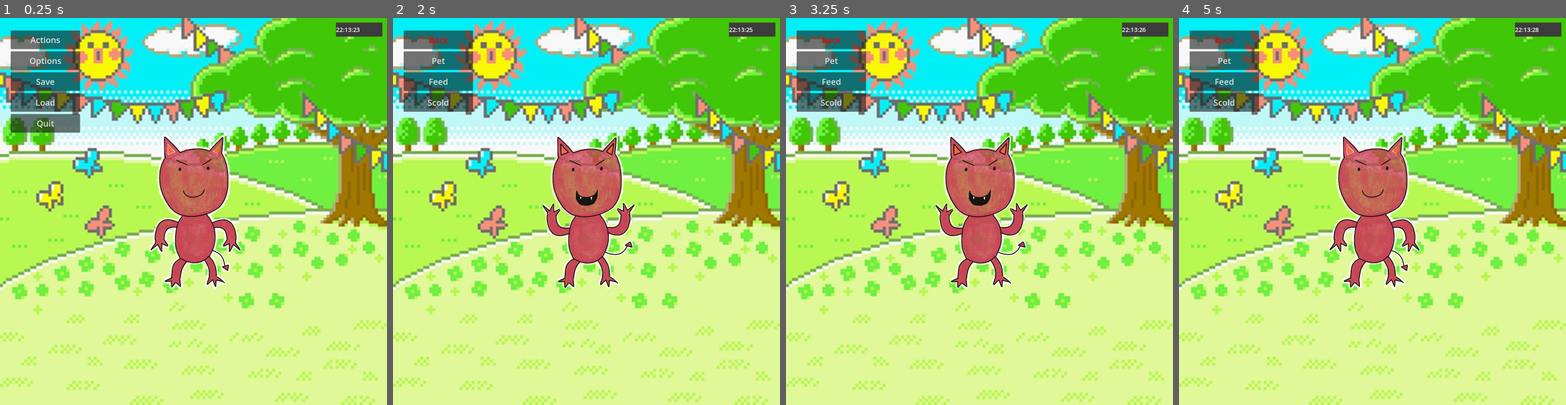
Above: before the commit, frames 1-4 (left to right).
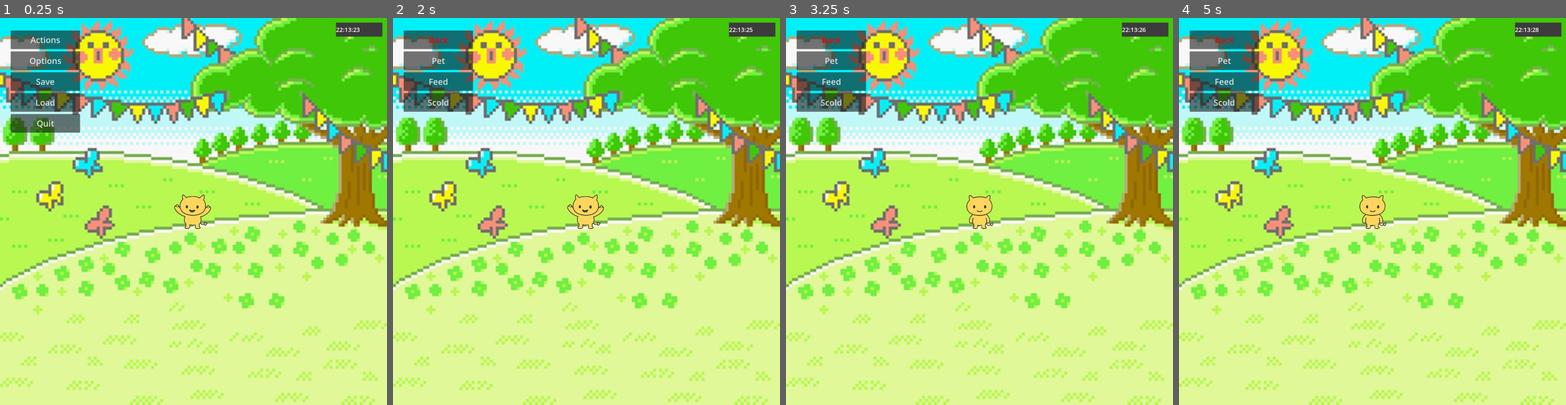
Above: after the commit, the same moments.

Repository: Izendi/egg_friend
Game: Godot game, scene res://assets/scenes/areas/tamagotchi_global.tscn
Two runs of this game, one before a commit and one after it. Both use one fixed random seed, a clock stepped at 60 frames per second and the inputs below.
Inputs:
- Up to frame 1 (0.25 s): no input
- Up to frame 2 (2 s): click "Actions" at 0.5 s; tap Enter (ui_accept) at 1.25, 1.52 s; hold Right (ui_right) from 1.28 s (still down)
- Up to frame 3 (3.25 s): tap Enter (ui_accept) at 2.27 s; release Right (ui_right) at 2.78 s; hold Left (ui_left) from 2.78 s (still down)
- Up to frame 4 (5 s): release Left (ui_left) at 3.53 s; hold Right (ui_right) from 3.53 s (still down); tap Enter (ui_accept) at 3.77, 4.52 s

The runs differ from the first frame. In frame 1, 5.7% of the frame differs, in the area x 38-63%, y 30-71%; in frame 2, 5.6%; in frame 3, 5.6%; in frame 4, 5.7%.

Commit message:
added in sprites for different evolutions of CD egg friend

Diff:
--- a/assets/scenes/areas/node_2d_i_egg_friend.gd
+++ b/assets/scenes/areas/node_2d_i_egg_friend.gd
@@ -2,7 +2,7 @@
 
 #This is my Interface egg friend class that all other egg friends will inherit from
 
-@onready var _animated_sprite = $Node2D_Animations/AnimatedSprite2D
+@onready var _animated_sprite = $Node2D_animations/AnimatedSprite2D
 
 var current_anim = ""
 
--- a/assets/scenes/areas/tamagotchi_global.gd
+++ b/assets/scenes/areas/tamagotchi_global.gd
@@ -52,7 +52,7 @@
 	load_level("res://assets/scenes/areas/node_2d_tamagotchi_rooms.tscn", "field")
 
 	#load default egg friend:
-	load_egg_friend("res://assets/scenes/areas/node_2d_egg_friend_1.tscn")
+	load_egg_friend("res://assets/scenes/egg_friends/CD/node_2d_egg_friend_cd_baby.tscn")
 
 
 	#For Debugging Purposes:
--- /dev/null
+++ b/assets/scenes/egg_friends/CD/node_2d_egg_friend_cd_baby.gd
@@ -0,0 +1,13 @@
+extends "res://assets/scenes/areas/node_2d_i_egg_friend.gd"
+
+# Called when the node enters the scene tree for the first time.
+func _ready():
+	#Call the parents version of ready
+	super._ready()
+	#setAnimation("idle")
+	animate()
+
+
+# Called every frame. 'delta' is the elapsed time since the previous frame.
+func _process(delta):
+	super._process(delta)
--- /dev/null
+++ b/assets/scenes/egg_friends/CD/node_2d_egg_friend_cd_baby.tscn
@@ -0,0 +1,77 @@
+[gd_scene load_steps=11 format=3 uid="uid://byug7pxa4d4rs"]
+
+[ext_resource type="Script" uid="uid://d2qooxtrmrky4" path="res://assets/scenes/egg_friends/CD/node_2d_egg_friend_cd_baby.gd" id="1_lmmyp"]
+[ext_resource type="Texture2D" uid="uid://jyph77h1yrcc" path="res://assets/sprites/mySprites/CD/child_nobg/child_7-removebg-preview.png" id="1_swq8h"]
+[ext_resource type="Texture2D" uid="uid://dq5nwdbs6s4sc" path="res://assets/sprites/mySprites/CD/child_nobg/child_2-removebg-preview.png" id="2_lmmyp"]
+[ext_resource type="Texture2D" uid="uid://d0omcq6kqarqy" path="res://assets/sprites/mySprites/CD/child_nobg/child_3-removebg-preview.png" id="3_kc8iy"]
+[ext_resource type="Texture2D" uid="uid://b574vdmry5q4c" path="res://assets/sprites/mySprites/CD/child_nobg/child_5-removebg-preview.png" id="4_c0tss"]
+[ext_resource type="Texture2D" uid="uid://byv2f5j4huv8v" path="res://assets/sprites/mySprites/CD/child_nobg/child_6-removebg-preview.png" id="5_tbd7t"]
+[ext_resource type="Texture2D" uid="uid://djg0oiytxy2i4" path="res://assets/sprites/mySprites/CD/child_nobg/child_1.png" id="6_r1hq7"]
+[ext_resource type="Texture2D" uid="uid://e134il04n6x5" path="res://assets/sprites/mySprites/CD/child_nobg/child_4-removebg-preview.png" id="7_t4jq2"]
+[ext_resource type="Texture2D" uid="uid://7jsf2rmq6upp" path="res://assets/sprites/mySprites/CD/child_nobg/child_8-removebg-preview.png" id="8_0urob"]
+
+[sub_resource type="SpriteFrames" id="SpriteFrames_voioc"]
+animations = [{
+"frames": [{
+"duration": 1.0,
+"texture": ExtResource("1_swq8h")
+}],
+"loop": true,
+"name": &"eating",
+"speed": 5.0
+}, {
+"frames": [{
+"duration": 1.0,
+"texture": ExtResource("2_lmmyp")
+}, {
+"duration": 1.0,
+"texture": ExtResource("3_kc8iy")
+}],
+"loop": true,
+"name": &"hungry",
+"speed": 5.0
+}, {
+"frames": [{
+"duration": 1.0,
+"texture": ExtResource("4_c0tss")
+}, {
+"duration": 1.0,
+"texture": ExtResource("5_tbd7t")
+}],
+"loop": true,
+"name": &"idle",
+"speed": 5.0
+}, {
+"frames": [{
+"duration": 1.0,
+"texture": ExtResource("6_r1hq7")
+}],
+"loop": true,
+"name": &"misbehaving",
+"speed": 5.0
+}, {
+"frames": [{
+"duration": 1.0,
+"texture": ExtResource("7_t4jq2")
+}],
+"loop": true,
+"name": &"scolded",
+"speed": 5.0
+}, {
+"frames": [{
+"duration": 1.0,
+"texture": ExtResource("8_0urob")
+}],
+"loop": true,
+"name": &"sleeping",
+"speed": 5.0
+}]
+
+[node name="Node2D_egg_friend_cd_baby" type="Node2D"]
+script = ExtResource("1_lmmyp")
+
+[node name="Node2D_animations" type="Node2D" parent="."]
+
+[node name="AnimatedSprite2D" type="AnimatedSprite2D" parent="Node2D_animations"]
+sprite_frames = SubResource("SpriteFrames_voioc")
+animation = &"idle"
--- /dev/null
+++ b/assets/scenes/egg_friends/CD/node_2d_egg_friend_cd_bad_adult.tscn
@@ -0,0 +1,75 @@
+[gd_scene load_steps=10 format=3 uid="uid://c24raj2f5ik2a"]
+
+[ext_resource type="Texture2D" uid="uid://bgcr5tmlsyynm" path="res://assets/sprites/mySprites/CD/adult_nb_evil/adult_7-removebg-preview.png" id="1_7nu8c"]
+[ext_resource type="Texture2D" uid="uid://xfvxd2jlc5h6" path="res://assets/sprites/mySprites/CD/adult_nb_evil/ChatGPT_Image_Oct_26__2025__01_50_08_PM-0-2-removebg-preview.png" id="2_7fvbe"]
+[ext_resource type="Texture2D" uid="uid://v2ke4306woiu" path="res://assets/sprites/mySprites/CD/adult_nb_evil/ChatGPT_Image_Oct_26__2025__01_50_08_PM-1-0-removebg-preview.png" id="3_vnlnp"]
+[ext_resource type="Texture2D" uid="uid://8y828untplmb" path="res://assets/sprites/mySprites/CD/adult_nb_evil/adult_5-removebg-preview.png" id="4_kaisx"]
+[ext_resource type="Texture2D" uid="uid://do6bwhrbkb6e" path="res://assets/sprites/mySprites/CD/adult_nb_evil/adult_6-removebg-preview.png" id="5_pesra"]
+[ext_resource type="Texture2D" uid="uid://dqpkmi68appm8" path="res://assets/sprites/mySprites/CD/adult_nb_evil/ChatGPT_Image_Oct_26__2025__01_50_08_PM-0-0-removebg-preview.png" id="6_vjn1d"]
+[ext_resource type="Texture2D" uid="uid://ei42wcir0nlo" path="res://assets/sprites/mySprites/CD/adult_nb_evil/ChatGPT_Image_Oct_26__2025__01_50_08_PM-1-2-removebg-preview.png" id="7_skxqn"]
+[ext_resource type="Texture2D" uid="uid://df1cfl1hjnfag" path="res://assets/sprites/mySprites/CD/adult_nb_evil/adult_8-removebg-preview.png" id="8_32cvq"]
+
+[sub_resource type="SpriteFrames" id="SpriteFrames_fmkel"]
+animations = [{
+"frames": [{
+"duration": 1.0,
+"texture": ExtResource("1_7nu8c")
+}],
+"loop": true,
+"name": &"eating",
+"speed": 5.0
+}, {
+"frames": [{
+"duration": 1.0,
+"texture": ExtResource("2_7fvbe")
+}, {
+"duration": 1.0,
+"texture": ExtResource("3_vnlnp")
+}],
+"loop": true,
+"name": &"hungry",
+"speed": 5.0
+}, {
+"frames": [{
+"duration": 1.0,
+"texture": ExtResource("4_kaisx")
+}, {
+"duration": 1.0,
+"texture": ExtResource("5_pesra")
+}],
+"loop": true,
+"name": &"idle",
+"speed": 5.0
+}, {
+"frames": [{
+"duration": 1.0,
+"texture": ExtResource("6_vjn1d")
+}],
+"loop": true,
+"name": &"misbehaving",
+"speed": 5.0
+}, {
+"frames": [{
+"duration": 1.0,
+"texture": ExtResource("7_skxqn")
+}],
+"loop": true,
+"name": &"scolded",
+"speed": 5.0
+}, {
+"frames": [{
+"duration": 1.0,
+"texture": ExtResource("8_32cvq")
+}],
+"loop": true,
+"name": &"sleeping",
+"speed": 5.0
+}]
+
+[node name="Node2D_egg_friend_cd_badAdult" type="Node2D"]
+
+[node name="Node2D_animations" type="Node2D" parent="."]
+
+[node name="AnimatedSprite2D" type="AnimatedSprite2D" parent="Node2D_animations"]
+sprite_frames = SubResource("SpriteFrames_fmkel")
+animation = &"hungry"
--- /dev/null
+++ b/assets/scenes/egg_friends/CD/node_2d_egg_friend_cd_bad_teen.tscn
@@ -0,0 +1,75 @@
+[gd_scene load_steps=10 format=3 uid="uid://sloe184fr37o"]
+
+[ext_resource type="Texture2D" uid="uid://c87ql5grtejdt" path="res://assets/sprites/mySprites/CD/teenager_nobg/teen_3-removebg-preview.png" id="1_vsru4"]
+[ext_resource type="Texture2D" uid="uid://c67lhfrukvquq" path="res://assets/sprites/mySprites/CD/teenager_nobg/teen_6-removebg-preview.png" id="2_ppblc"]
+[ext_resource type="Texture2D" uid="uid://csbb1t1yj50ux" path="res://assets/sprites/mySprites/CD/teenager_nobg/teen_7-removebg-preview.png" id="3_8fbks"]
+[ext_resource type="Texture2D" uid="uid://bju37sgpuyjio" path="res://assets/sprites/mySprites/CD/teenager_nobg/teen_1-removebg-preview.png" id="4_gbhww"]
+[ext_resource type="Texture2D" uid="uid://bs2n8yvr5dskn" path="res://assets/sprites/mySprites/CD/teenager_nobg/teen_2-removebg-preview.png" id="5_tnggm"]
+[ext_resource type="Texture2D" uid="uid://dghfdgvenbtl3" path="res://assets/sprites/mySprites/CD/teenager_nobg/teen_5-removebg-preview.png" id="6_ydo7y"]
+[ext_resource type="Texture2D" uid="uid://bxg2p5cjnw1xf" path="res://assets/sprites/mySprites/CD/teenager_nobg/teen_8-removebg-preview.png" id="7_f0nph"]
+[ext_resource type="Texture2D" uid="uid://dohkhr6eg6526" path="res://assets/sprites/mySprites/CD/teenager_nobg/teen_4-removebg-preview.png" id="8_wc6up"]
+
+[sub_resource type="SpriteFrames" id="SpriteFrames_m2ysi"]
+animations = [{
+"frames": [{
+"duration": 1.0,
+"texture": ExtResource("1_vsru4")
+}],
+"loop": true,
+"name": &"eating",
+"speed": 5.0
+}, {
+"frames": [{
+"duration": 1.0,
+"texture": ExtResource("2_ppblc")
+}, {
+"duration": 1.0,
+"texture": ExtResource("3_8fbks")
+}],
+"loop": true,
+"name": &"hungry",
+"speed": 5.0
+}, {
+"frames": [{
+"duration": 1.0,
+"texture": ExtResource("4_gbhww")
+}, {
+"duration": 1.0,
+"texture": ExtResource("5_tnggm")
+}],
+"loop": true,
+"name": &"idle",
+"speed": 5.0
+}, {
+"frames": [{
+"duration": 1.0,
+"texture": ExtResource("6_ydo7y")
+}],
+"loop": true,
+"name": &"misbehaving",
+"speed": 5.0
+}, {
+"frames": [{
+"duration": 1.0,
+"texture": ExtResource("7_f0nph")
+}],
+"loop": true,
+"name": &"scolded",
+"speed": 5.0
+}, {
+"frames": [{
+"duration": 1.0,
+"texture": ExtResource("8_wc6up")
+}],
+"loop": true,
+"name": &"sleeping",
+"speed": 5.0
+}]
+
+[node name="Node2D_egg_friend_cd_badTeen" type="Node2D"]
+
+[node name="Node2D_animations" type="Node2D" parent="."]
+
+[node name="AnimatedSprite2D" type="AnimatedSprite2D" parent="Node2D_animations"]
+sprite_frames = SubResource("SpriteFrames_m2ysi")
+animation = &"scolded"
--- /dev/null
+++ b/assets/scenes/egg_friends/CD/node_2d_egg_friend_cd_good_adult.tscn
@@ -0,0 +1,75 @@
+[gd_scene load_steps=10 format=3 uid="uid://bidn0wtb75otw"]
+
+[ext_resource type="Texture2D" uid="uid://ceub4a2k0iip8" path="res://assets/sprites/mySprites/CD/adult_good_nbg/adult_3-removebg-preview.png" id="1_hlnxc"]
+[ext_resource type="Texture2D" uid="uid://b75mquf8orn5f" path="res://assets/sprites/mySprites/CD/adult_good_nbg/adult_6-removebg-preview.png" id="2_r1xdj"]
+[ext_resource type="Texture2D" uid="uid://ck1h72wwgxpce" path="res://assets/sprites/mySprites/CD/adult_good_nbg/adult_7-removebg-preview.png" id="3_dqqt3"]
+[ext_resource type="Texture2D" uid="uid://hu3elw7ffagj" path="res://assets/sprites/mySprites/CD/adult_good_nbg/adult_1-removebg-preview.png" id="4_mubo1"]
+[ext_resource type="Texture2D" uid="uid://bun7p8ks2hkjj" path="res://assets/sprites/mySprites/CD/adult_good_nbg/adult_2-removebg-preview.png" id="5_rgtea"]
+[ext_resource type="Texture2D" uid="uid://cvfaodaypqdoi" path="res://assets/sprites/mySprites/CD/adult_good_nbg/adult_8-removebg-preview.png" id="6_aa4xm"]
+[ext_resource type="Texture2D" uid="uid://dnhdxru21cjyd" path="res://assets/sprites/mySprites/CD/adult_good_nbg/adult_5-removebg-preview.png" id="7_i56vc"]
+[ext_resource type="Texture2D" uid="uid://dnovhb1k7nrdc" path="res://assets/sprites/mySprites/CD/adult_good_nbg/adult_4-removebg-preview.png" id="8_a6dxe"]
+
+[sub_resource type="SpriteFrames" id="SpriteFrames_cybjc"]
+animations = [{
+"frames": [{
+"duration": 1.0,
+"texture": ExtResource("1_hlnxc")
+}],
+"loop": true,
+"name": &"eating",
+"speed": 5.0
+}, {
+"frames": [{
+"duration": 1.0,
+"texture": ExtResource("2_r1xdj")
+}, {
+"duration": 1.0,
+"texture": ExtResource("3_dqqt3")
+}],
+"loop": true,
+"name": &"hungry",
+"speed": 5.0
+}, {
+"frames": [{
+"duration": 1.0,
+"texture": ExtResource("4_mubo1")
+}, {
+"duration": 1.0,
+"texture": ExtResource("5_rgtea")
+}],
+"loop": true,
+"name": &"idle",
+"speed": 5.0
+}, {
+"frames": [{
+"duration": 1.0,
+"texture": ExtResource("6_aa4xm")
+}],
+"loop": true,
+"name": &"misbehaving",
+"speed": 5.0
+}, {
+"frames": [{
+"duration": 1.0,
+"texture": ExtResource("7_i56vc")
+}],
+"loop": true,
+"name": &"scolded",
+"speed": 5.0
+}, {
+"frames": [{
+"duration": 1.0,
+"texture": ExtResource("8_a6dxe")
+}],
+"loop": true,
+"name": &"sleeping",
+"speed": 5.0
+}]
+
+[node name="Node2D_egg_friend_cd_goodAdult" type="Node2D"]
+
+[node name="Node2D_animations" type="Node2D" parent="."]
+
+[node name="AnimatedSprite2D" type="AnimatedSprite2D" parent="Node2D_animations"]
+sprite_frames = SubResource("SpriteFrames_cybjc")
+animation = &"eating"
--- /dev/null
+++ b/assets/scenes/egg_friends/CD/node_2d_egg_friend_cd_good_teen.tscn
@@ -0,0 +1,75 @@
+[gd_scene load_steps=10 format=3 uid="uid://c177ytavgsgpq"]
+
+[ext_resource type="Texture2D" uid="uid://hkkmnor623ti" path="res://assets/sprites/mySprites/CD/teenager_b_nobg/teen_3-removebg-preview.png" id="1_3gfvv"]
+[ext_resource type="Texture2D" uid="uid://d27un8ujgoejn" path="res://assets/sprites/mySprites/CD/teenager_b_nobg/teen_6-removebg-preview.png" id="2_5aulu"]
+[ext_resource type="Texture2D" uid="uid://qd1lx45kmdpa" path="res://assets/sprites/mySprites/CD/teenager_b_nobg/teen_7-removebg-preview.png" id="3_m0kci"]
+[ext_resource type="Texture2D" uid="uid://b5lnelhioo6wg" path="res://assets/sprites/mySprites/CD/teenager_b_nobg/teen_1-removebg-preview (1).png" id="4_61f2g"]
+[ext_resource type="Texture2D" uid="uid://dts3odnhblnem" path="res://assets/sprites/mySprites/CD/teenager_b_nobg/teen_2-removebg-preview.png" id="5_ckvul"]
+[ext_resource type="Texture2D" uid="uid://jh0fq64ilu4" path="res://assets/sprites/mySprites/CD/teenager_b_nobg/teen_5-removebg-preview.png" id="6_rm7el"]
+[ext_resource type="Texture2D" uid="uid://b2wqn1jgr3txq" path="res://assets/sprites/mySprites/CD/teenager_b_nobg/teen_8-removebg-preview.png" id="7_lw7bp"]
+[ext_resource type="Texture2D" uid="uid://c6m0hpgboxtag" path="res://assets/sprites/mySprites/CD/teenager_b_nobg/teen_4-removebg-preview.png" id="8_tciv4"]
+
+[sub_resource type="SpriteFrames" id="SpriteFrames_n1iqq"]
+animations = [{
+"frames": [{
+"duration": 1.0,
+"texture": ExtResource("1_3gfvv")
+}],
+"loop": true,
+"name": &"eating",
+"speed": 5.0
+}, {
+"frames": [{
+"duration": 1.0,
+"texture": ExtResource("2_5aulu")
+}, {
+"duration": 1.0,
+"texture": ExtResource("3_m0kci")
+}],
+"loop": true,
+"name": &"hungry",
+"speed": 5.0
+}, {
+"frames": [{
+"duration": 1.0,
+"texture": ExtResource("4_61f2g")
+}, {
+"duration": 1.0,
+"texture": ExtResource("5_ckvul")
+}],
+"loop": true,
+"name": &"idle",
+"speed": 5.0
+}, {
+"frames": [{
+"duration": 1.0,
+"texture": ExtResource("6_rm7el")
+}],
+"loop": true,
+"name": &"misbehaving",
+"speed": 5.0
+}, {
+"frames": [{
+"duration": 1.0,
+"texture": ExtResource("7_lw7bp")
+}],
+"loop": true,
+"name": &"scolded",
+"speed": 5.0
+}, {
+"frames": [{
+"duration": 1.0,
+"texture": ExtResource("8_tciv4")
+}],
+"loop": true,
+"name": &"sleeping",
+"speed": 5.0
+}]
+
+[node name="Node2D_egg_friend_cd_goodTeen" type="Node2D"]
+
+[node name="Node2D_animations" type="Node2D" parent="."]
+
+[node name="AnimatedSprite2D" type="AnimatedSprite2D" parent="Node2D_animations"]
+sprite_frames = SubResource("SpriteFrames_n1iqq")
+animation = &"sleeping"
Not shown, added: assets/scenes/egg_friends/CD/node_2d_egg_friend_cd_baby.gd.uid
Binary file added: assets/sprites/teen_1-removebg-preview.png
Not shown, added: assets/sprites/teen_1-removebg-preview.png.import
